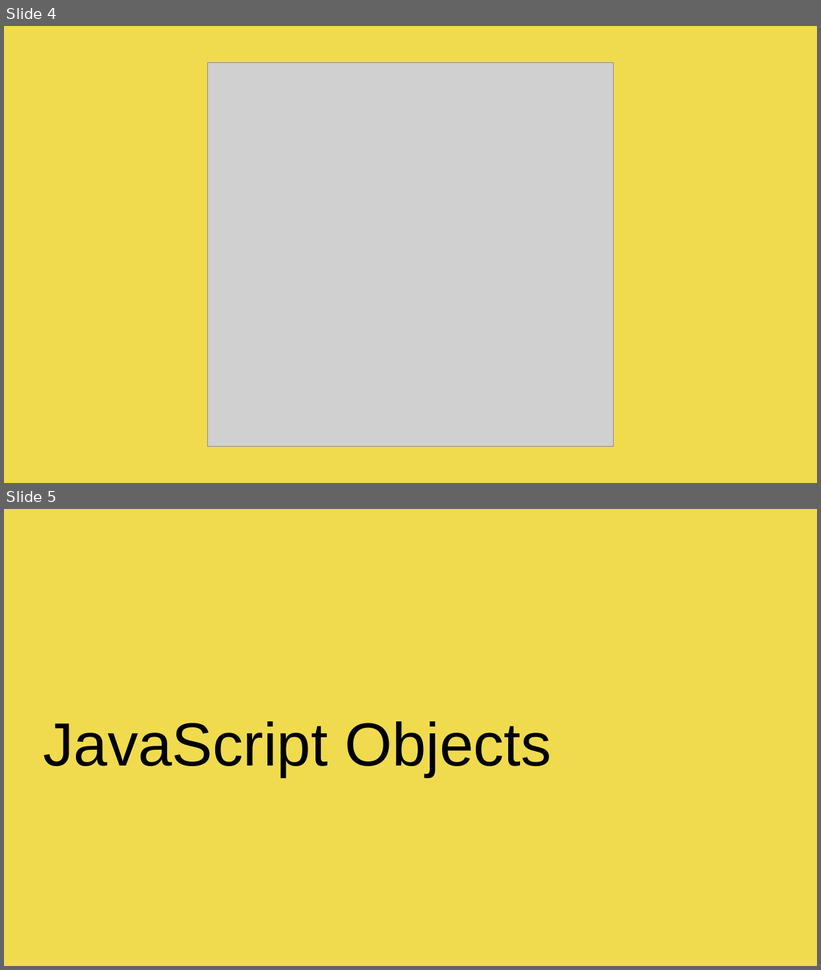
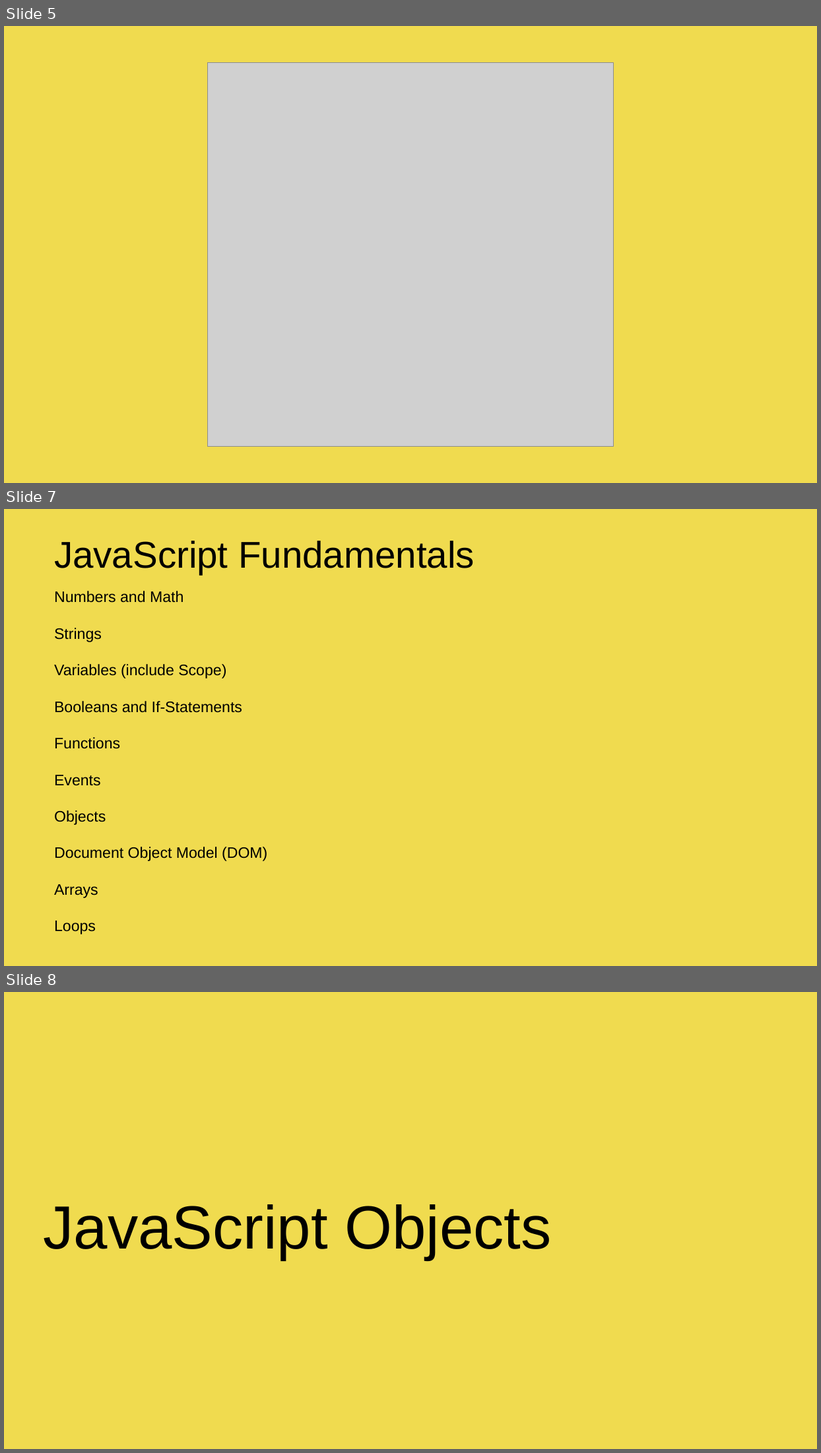
Before and after one commit to CMPE-40062-Azure-Python/JavaScript-Fundamentals, a slide deck: PPT REPORT.pptx. Shown one above the other, each under a label of ours: slides 4 and 5 before the commit, slides 5, 7 and 8 after it; the slides between them are not shown. The pictures are 821x970 and 821x1453 pixels, drawn with LibreOffice and Linux fonts; fonts in the diff are those of the drawing; grey boxes stand for pictures. Boxes give left, top, right and bottom in pixels: in the first picture for what was removed or moved away, otherwise in the second. Text is boxed around its words. In the diff, an @@ line names an element or a change of style, - is before the commit and + after.

```diff
--- a/PPT REPORT.pptx
+++ b/PPT REPORT.pptx
@@ slide 7 added at [4,509,817,966], background #F0DB4F @@
@@ text added at [54,541,475,574], 44 pt, text #000000 @@
+JavaScript Fundamentals
@@ text added at [54,591,267,935], 18 pt, text #000000 @@
+Numbers and Math
+Strings
+Variables (include Scope)
+Booleans and If-Statements
+Functions
+Events
+Objects
+Document Object Model (DOM)
+Arrays
+Loops
@@ what was slide 4 is now slide 5 @@
@@ what was slide 5 is now slide 8 @@
```
Also in this commit, not shown: 1 slide changed, 2 other slides added.
